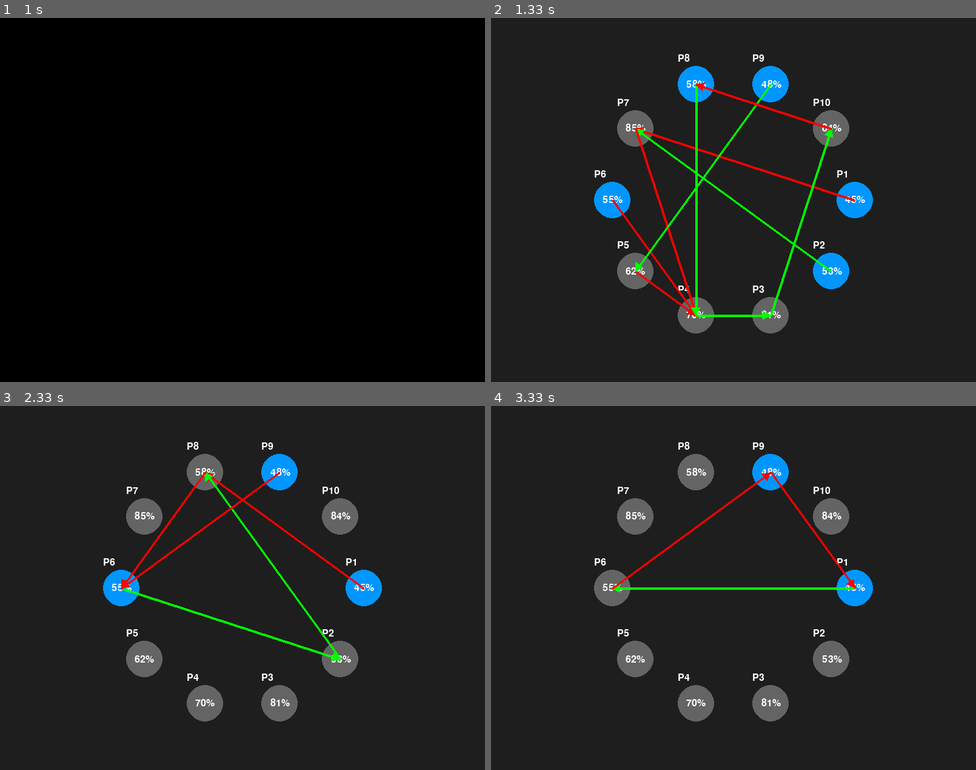
Above: before the commit, frames 1-4 (two rows, left to right).
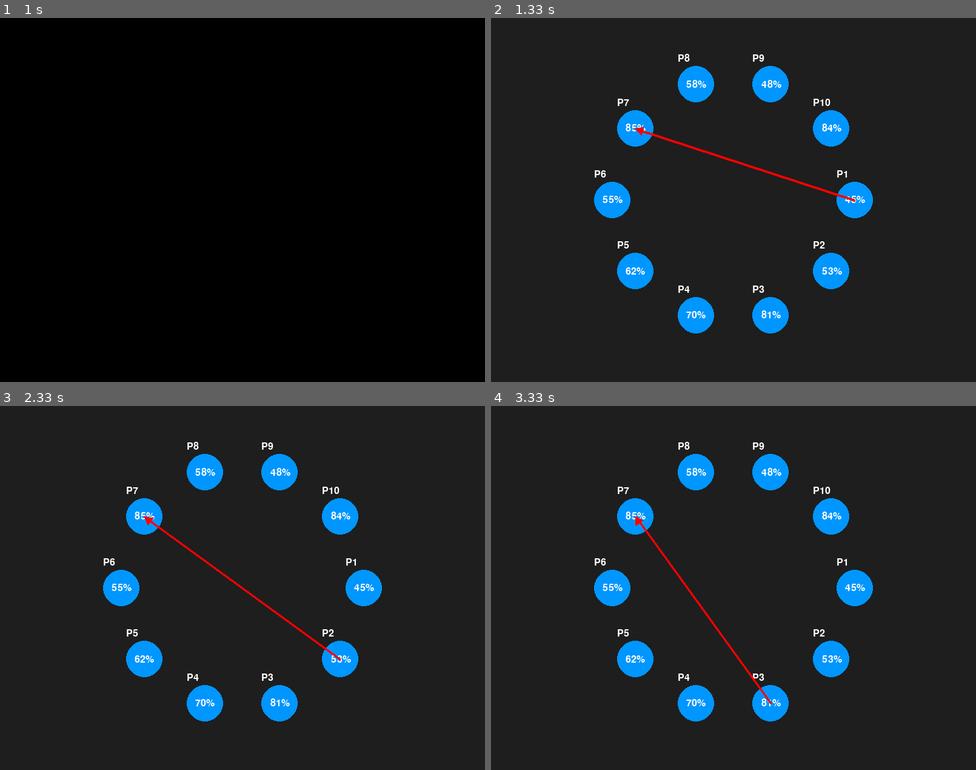
Above: after the commit, the same moments.

Repository: DanNgobe/nuel-sim
Game: pygame game, started from main.py
The game is run twice, just before and just after one commit, with the same random seed, the same clock (stepped at 60 frames per second) and the same inputs.
Inputs:
- Up to frame 1 (1 s): no input
- Up to frame 2 (1.33 s): no input
- Up to frame 3 (2.33 s): no input
- Up to frame 4 (3.33 s): no input

Frame 1 is identical in both runs. In frame 2, 4.4% of the frame differs, in the area x 24-74%, y 17-87%; in frame 3, 5.2%; in frame 4, 5.4%, in the area x 21-76%, y 13-87%.

Commit message:
fix: simultaneous gameplay and make gameplays injectable

Diff:
--- a/config.py
+++ b/config.py
@@ -1,8 +1,13 @@
 # config.py
+
+from core.gameplay import SequentialGamePlay, RandomGamePlay, SimultaneousGamePlay, CounterAttackGamePlay, EvenOddGruelGamePlay
+
+
+GAME_PLAY = SequentialGamePlay()
+
 
 # Game Settings
 NUM_PLAYERS = 10
-GAME_MODE = "simultaneous"  # Options: 'sequential', 'simultaneous', 'random'
 
 # Player Settings
 # INITIAL_HEALTH = 1.0
--- a/core/game.py
+++ b/core/game.py
@@ -1,48 +1,22 @@
-import random
 
 class Game:
-    def __init__(self, players, mode="sequential"):
+    def __init__(self, players, gameplay):
         self.players = players
         self.history = [] # [[(shooter, target, hit), ...], ...]
         self.last_shooter = None
-        self.mode = mode  # "sequential", "simultaneous", or "random"
+        self.gameplay = gameplay
 
     def get_alive_players(self):
         return [p for p in self.players if p.alive]
 
     def is_over(self):
-        return len(self.get_alive_players()) <= 1
+        return self.gameplay.is_over(self.players)
 
     def run_turn(self):
         alive = self.get_alive_players()
-        if self.mode == "simultaneous":
-            shots = []
-            for shooter in alive:
-                target = shooter.choose_target(alive)
-                hit = shooter.shoot(target)
-                shots.append((shooter, target, hit))
-            self.history.append(shots)
-
-        else:  # sequential or random
-            if self.mode == "random":
-                shooter = random.choice(alive)
-            else:  # sequential using last_shooter
-                shooter = None
-                start_index = 0
-
-                # If we have a last shooter, start from the next index
-                if self.last_shooter in self.players:
-                    start_index = (self.players.index(self.last_shooter) + 1) % len(self.players)
-
-                for i in range(len(self.players)):
-                    idx = (start_index + i) % len(self.players)
-                    candidate = self.players[idx]
-                    if candidate.alive:
-                        shooter = candidate
-                        break
-
-            if shooter:
-                target = shooter.choose_target(alive)
-                hit = shooter.shoot(target)
-                self.history.append([(shooter, target, hit)])
-                self.last_shooter = shooter
+        shooters = self.gameplay.choose_shooters(alive, self.last_shooter)
+        shots = self.gameplay.conduct_shots(shooters, self.players)
+        self.gameplay.process_shots(shots)
+        self.history.append(shots)
+        if shooters:
+            self.last_shooter = shooters[-1]
--- /dev/null
+++ b/core/gameplay/__init__.py
@@ -0,0 +1,5 @@
+from .sequential import SequentialGamePlay
+from .random_mode import RandomGamePlay
+from .simultaneous import SimultaneousGamePlay
+from .counter_attack import CounterAttackGamePlay
+from .even_odd_gruel import EvenOddGruelGamePlay
--- /dev/null
+++ b/core/gameplay/base.py
@@ -0,0 +1,21 @@
+class GamePlay:
+
+    def is_over(self, players):
+        alive_players = [player for player in players if player.alive]
+        return len(alive_players) <= 1
+
+    def choose_shooters(self, alive_players, last_shooter):
+        raise NotImplementedError
+
+    def conduct_shots(self, shooters, players):
+        shots = []
+        for shooter in shooters:
+            target = shooter.choose_target(players)
+            hit = shooter.shoot(target)
+            shots.append((shooter, target, hit))
+        return shots
+
+    def process_shots(self, shots):
+        for shooter, target, hit in shots:
+            if hit and target and target.alive:
+                target.alive = False
--- /dev/null
+++ b/core/gameplay/counter_attack.py
@@ -0,0 +1,27 @@
+import random
+from .base import GamePlay
+
+# If target survives, it counterattacks the attacker
+class CounterAttackGamePlay(GamePlay):
+    def choose_shooters(self, alive_players, last_shooter):
+        if not alive_players:
+            return []
+        attacker = random.choice(alive_players)
+        return [attacker]
+
+    def conduct_shots(self, shooters, players):
+        shots = []
+        if not shooters:
+            return shots
+
+        attacker = shooters[0]
+        target = attacker.choose_target(players)
+        hit = attacker.shoot(target)
+        shots.append((attacker, target, hit))
+
+        # Counterattack if target survived
+        if target and target.alive:
+            counter_hit = target.shoot(attacker)
+            shots.append((target, attacker, counter_hit))
+
+        return shots
--- /dev/null
+++ b/core/gameplay/even_odd_gruel.py
@@ -0,0 +1,56 @@
+import random
+from .base import GamePlay
+
+class EvenOddGruelGamePlay(GamePlay):
+    def choose_shooters(self, alive_players, last_shooter):
+        return alive_players[:]  # all alive players participate
+
+    def conduct_shots(self, shooters, players):
+        shots = []
+
+        for shooter in shooters:
+            possible_targets = self.get_valid_targets(shooter, players)
+            if possible_targets:
+                target = random.choice(possible_targets)
+            else:
+                target = None
+
+            hit = shooter.shoot(target)
+            shots.append((shooter, target, hit))
+
+        return shots
+
+    def process_shots(self, shots):
+        dead_players = set()
+        for shooter, target, hit in shots:
+            if hit and target and target.alive:
+                dead_players.add(target)
+
+        for player in dead_players:
+            player.alive = False
+
+    def get_valid_targets(self, shooter, players):
+        # Find alive targets of opposite parity
+        shooter_index = players.index(shooter)
+        shooter_is_even = shooter_index % 2 == 0
+
+        valid_targets = []
+        for i, player in enumerate(players):
+            if player.alive and player != shooter:
+                target_is_even = i % 2 == 0
+                if shooter_is_even != target_is_even:
+                    valid_targets.append(player)
+
+        return valid_targets
+
+    def is_over(self, players):
+        # check if only one player is alive or all alive players are of the same parity
+        alive_players = [player for player in players if player.alive]
+        if len(alive_players) <= 1:
+            return True
+        # Check if all alive players are of the same parity
+        first_parity = players.index(alive_players[0]) % 2
+        for player in alive_players[1:]:
+            if players.index(player) % 2 != first_parity:
+                return False
+        return True
--- /dev/null
+++ b/core/gameplay/random_mode.py
@@ -0,0 +1,9 @@
+import random
+from .base import GamePlay
+
+#Random alive player is attacker, only one shot per turn
+class RandomGamePlay(GamePlay):
+    def choose_shooters(self, alive_players, last_shooter):
+        if not alive_players:
+            return []
+        return [random.choice(alive_players)]
--- /dev/null
+++ b/core/gameplay/sequential.py
@@ -0,0 +1,11 @@
+from .base import GamePlay
+
+# Players take turns shooting in a sequence
+class SequentialGamePlay(GamePlay):
+    def choose_shooters(self, alive_players, last_shooter):
+        if not alive_players:
+            return []
+        if last_shooter not in alive_players:
+            return [alive_players[0]]
+        idx = (alive_players.index(last_shooter) + 1) % len(alive_players)
+        return [alive_players[idx]]
--- /dev/null
+++ b/core/gameplay/simultaneous.py
@@ -0,0 +1,16 @@
+from .base import GamePlay
+
+# All players shoot at the same time
+class SimultaneousGamePlay(GamePlay):
+    def choose_shooters(self, alive_players, last_shooter):
+        return alive_players[:]  # all alive players shoot at the same time
+
+    def process_shots(self, shots):
+        # Phase 2: resolve shots after all shooting
+        dead_players = set()
+        for shooter, target, hit in shots:
+            if hit and target and target.alive:
+                dead_players.add(target)
+
+        for player in dead_players:
+            player.alive = False
--- a/core/player.py
+++ b/core/player.py
@@ -20,7 +20,4 @@
     def shoot(self, target):
         if not self.alive or not target or not target.alive:
             return False
-        hit = random.random() < self.accuracy
-        if hit:
-            target.alive = False
-        return hit
+        return random.random() < self.accuracy
--- a/main.py
+++ b/main.py
@@ -19,5 +19,5 @@
 
 if __name__ == "__main__":
     players = create_players(config.NUM_PLAYERS)
-    game = Game(players, mode=config.GAME_MODE)
+    game = Game(players, gameplay=config.GAME_PLAY)
     run_game_visual(game)
